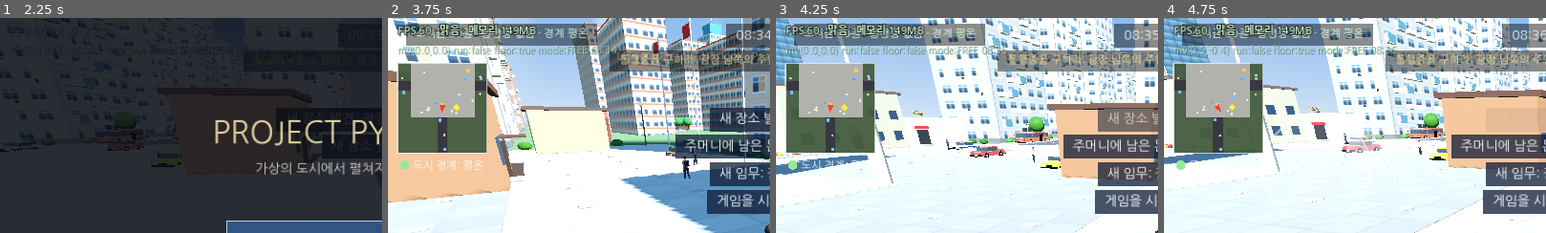
Above: before the commit, frames 1-4 (left to right).
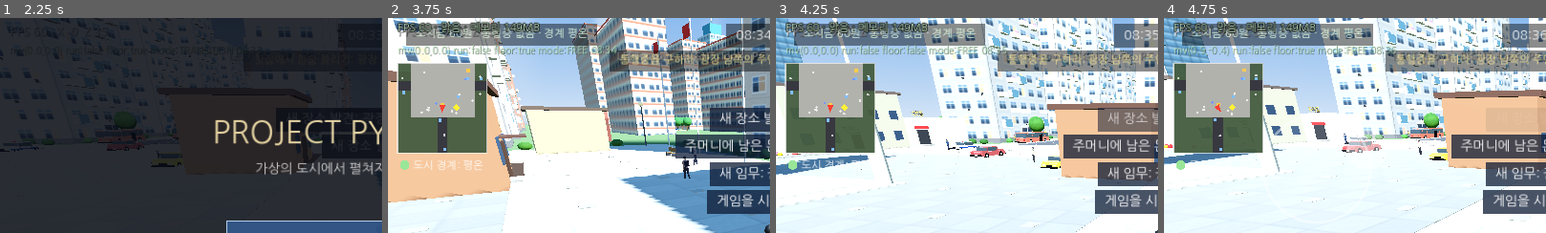
Above: after the commit, the same moments.

Repository: Sumin-Kim-Hub/PROJECT_PYONGYANG
Game: Godot game, scene res://scenes/main.tscn
The game is run twice, just before and just after one commit, with the same random seed, the same clock (stepped at 60 frames per second) and the same inputs.
Inputs (mouse positions are % of the whole screen's width and height, from its top left):
- Up to frame 1 (2.25 s): tap Enter at 0.5 s; move the mouse to (72, 45) at 0.52 s; hold Right 0.53-1.25 s; hold E 0.53-1.25 s; click (72, 45) at 0.67 s; tap Space at 0.77 s; drag from (30, 55) to (45, 70) at 1.27 s; move the mouse to (60, 28) at 2.02 s; hold Right from 2.03 s (still down); hold V from 2.03 s (still down)
- Up to frame 2 (3.75 s): release Right at 2.75 s; release V at 2.75 s; drag from (45, 70) to (20, 35) at 2.77 s; move the mouse to (80, 65) at 3.52 s; hold Left from 3.53 s (still down); tap Enter at 3.6 s
- Up to frame 3 (4.25 s): keep holding Left; tap Space at 3.77 s
- Up to frame 4 (4.75 s): release Left at 4.25 s; drag from (20, 35) to (35, 25) at 4.27 s
The pictures show only the part of the screen within x 0-50%, y 0-50%; the shares and areas given below are measured in that part.

Frame 1 is identical in both runs. In frame 2, 1.6% of the frame differs, in the area x 2-40%, y 1-9%; in frame 3, 1.6%; in frame 4, 1.6%.

Commit message:
Fix V3 Korean font loading

Diff:
--- /dev/null
+++ b/assets/theme/default_korean_theme.tres
@@ -0,0 +1,7 @@
+[gd_resource type="Theme" format=3]
+
+[resource]
+default_font = ExtResource("1_font")
+default_font_size = 18
+
+[ext_resource type="FontFile" path="res://assets/fonts/NanumGothic.ttf" id="1_font"]
--- a/scripts/v2/v2_manager.gd
+++ b/scripts/v2/v2_manager.gd
@@ -132,7 +132,7 @@
 	_fps_label.add_theme_color_override("font_outline_color", Color(0, 0, 0, 0.9))
 	_fps_label.add_theme_constant_override("outline_size", 5)
 	_fps_label.mouse_filter = Control.MOUSE_FILTER_IGNORE
-	var path: String = "res://assets/fonts/ui_ko.ttf"
+	var path: String = "res://assets/fonts/NanumGothic.ttf"
 	if ResourceLoader.exists(path):
 		var f = load(path)
 		if f is Font:
--- a/scripts/v3/v3_ui.gd
+++ b/scripts/v3/v3_ui.gd
@@ -5,7 +5,7 @@
 
 const Flags = preload("res://scripts/data/feature_flags.gd")
 const D = preload("res://scripts/v3/v3_data.gd")
-const FONT_PATH: String = "res://assets/fonts/ui_ko.ttf"
+const FONT_PATH: String = "res://assets/fonts/NanumGothic.ttf"
 
 signal cards_finished
 
